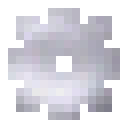
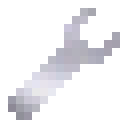
Revision of a layered 128x128 image; what changed, layer by layer:
hid "Layer #8" over box(8, 8, 120, 120)
added layer "Layer #9" above "Layer #7" over box(8, 8, 120, 120)
